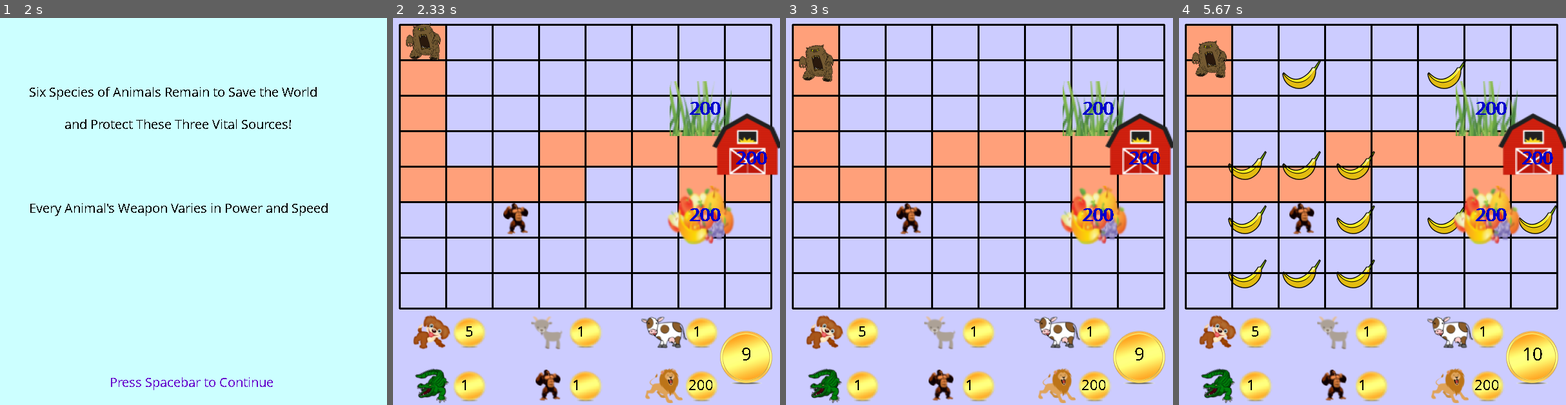
Above: before the commit, frames 1-4 (left to right).
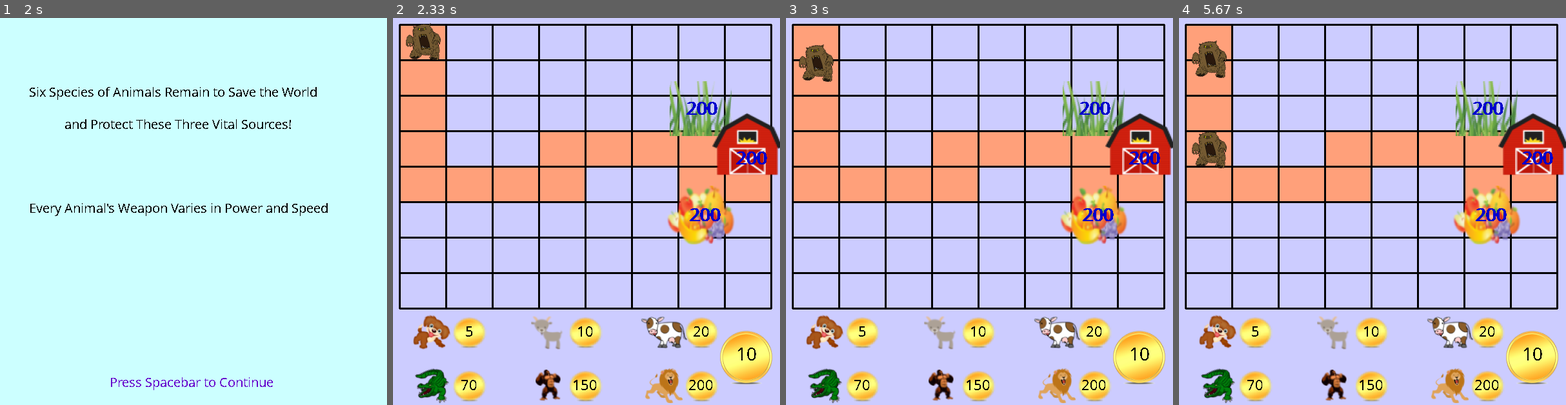
Above: after the commit, the same moments.

Repository: sdomala/Animal-Survival
Game: pygame game, started from CreateGame.py
Same seed, same stepped clock (60 frames per second), same inputs: the game is played once before the commit and once after it.
Inputs (mouse positions are in pixels of both pictures, inside the frame that each line leads up to):
- Up to frame 1 (2 s): press the mouse at (154, 385) at 0.37 s; move the mouse to (131, 226) at 0.47 s; release the mouse at (112, 64) at 0.6 s; click (108, 234) at 0.72 s; press the mouse at (154, 331) at 1.03 s; move the mouse to (181, 343) at 1.13 s; release the mouse at (208, 350) at 1.27 s; tap Space at 1.33, 1.73 s
- Up to frame 2 (2.33 s): tap Space at 2.03, 2.3 s
- Up to frame 3 (3 s): no input
- Up to frame 4 (5.67 s): press the mouse at (1217, 331) at 4.5 s; move the mouse to (1337, 281) at 4.6 s; release the mouse at (1457, 234) at 4.73 s

Frame 1 is identical in both runs. In frame 2, 0.7% of the frame differs, in the area x 17-94%, y 21-97%; in frame 3, 0.7%; in frame 4, 4.3%, in the area x 3-98%, y 11-97%.

Commit message:
Update CreateGame.py

Diff:
--- a/CreateGame.py
+++ b/CreateGame.py
@@ -74,15 +74,14 @@
         self.money = 10
         self.chooseAnimal = True
         self.type = "dog"
-
+        self.level = 0
         self.makeVariousGrids()
         self.dogPrice = 5
-        self.goatPrice = 1#10
-        self.cowPrice = 1#20
-        self.alligatorPrice =1#70
-        self.gorillaPrice = 1#150
+        self.goatPrice = 10
+        self.cowPrice = 20
+        self.alligatorPrice =70
+        self.gorillaPrice = 150
         self.lionPrice = 200
-        self.level = 0
         self.stopMoving = False
         self.weaponCounter = 0
         self.levelDisplay = False
@@ -293,6 +292,9 @@
         self.plantBlocks.append (firstBox)
         self.createDifferentGrids () #Helper functions
         self.createDifferentTracks(self.firstMargin, self.firstMargin)
+        if self.level == 5 or self.level == 6 or self.level == 7:
+            while len (self.plantBlocks) < 17 :
+                self.createDifferentTracks (self.firstMargin, self.firstMargin)
         if [] in self.boxes:
             self.boxes.remove ([])
         if [] in self.plantBlocks:
@@ -569,7 +571,7 @@
                 counter += 1
 
 
-        print (counter, self.grassLength, self.fruitLength, self.barnLength)
+
         self.fruitHealth -= (self.fruitLength) * 0.02
         self.grassHealth -= (self.grassLength) * 0.02
         self.barnHealth -= (self.barnLength) * 0.02
@@ -603,6 +605,8 @@
 
 
         if self.level < 5 or self.levelDisplay: #Doesn't increment various counters and create/move objects
+            for weapon in self.weapons:
+                self.weapons.remove (weapon)
             return
         self.deleteEnemies()
         self.deleteWeapons()
@@ -851,19 +855,20 @@
 
 
 
+
                     self.weapons.remove (weapon)
                     if enemy.health <= 0:
                         self.pownage = True
                         self.enemies.remove (enemy)
                         if enemy.stopTheEnemy:
-                            print (enemy.x, enemy.y, enemy.direction)
+
                             if isinstance (enemy, Monster) :
                                 self.enemiesEatingGrass.remove (enemy)
                                 self.grassLength -= 1
                             elif isinstance (enemy, Zombie) :
                                 self.enemiesEatingFruit.remove (enemy)
                                 self.fruitLength -= 1
-                                print (333333333333333333333333333)
+
                             elif isinstance (enemy, Ghost) :
                                 self.enemiesEatingBarn.remove (enemy)
                                 self.barnLength -= 1
@@ -882,7 +887,7 @@
             for grass in self.grass:
                 if isinstance (enemy, Monster) :
                     if pygame.sprite.collide_mask (enemy, grass) :
-                        print ("collision")
+
                         enemy.stopTheEnemy = True
                         if self.enemiesEatingGrass == [] :
                             self.enemiesEatingGrass = pygame.sprite.Group(enemy)
@@ -1185,7 +1190,7 @@
         myfont = pygame.font.SysFont ("Comic Sans MS", 30)
         myfont.set_bold (True)
         displayGrassHealth = myfont.render (str (math.ceil(self.grassHealth)), False, (0,0,204))
-        screen.blit (displayGrassHealth, (self.grassSlot[0] + 17, self.grassSlot[1]))
+        screen.blit (displayGrassHealth, (self.grassSlot[0] + 12, self.grassSlot[1]))
 
         displayFruitHealth = myfont.render (str (math.ceil (self.fruitHealth)), False, (0,0,204))
         screen.blit (displayFruitHealth, (self.fruitSlot[0] + 17, self.fruitSlot[1]))
